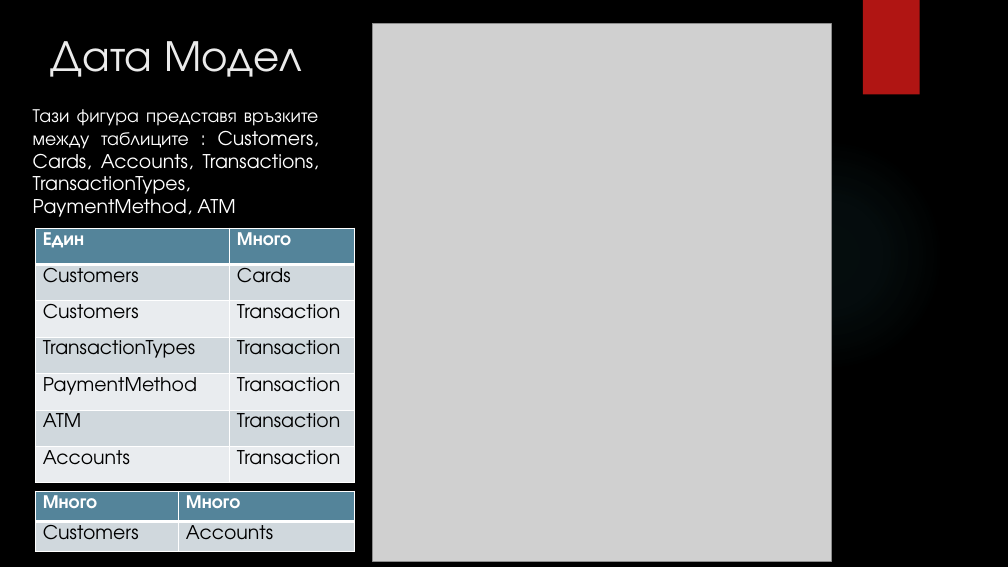
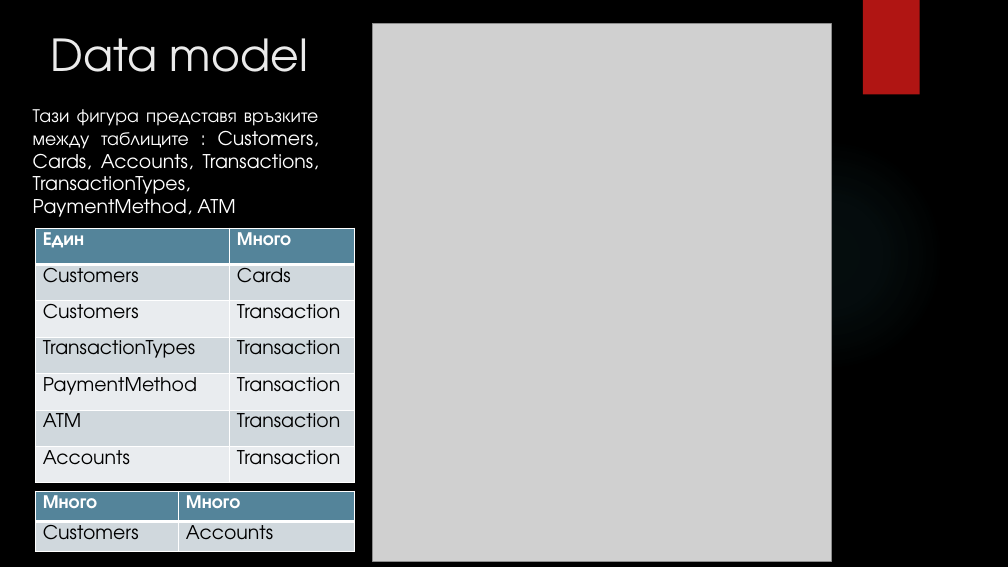
Before and after one commit to fahmiprasetya/PSS, a slide deck: slide 8 of I1/Current_Working_Directory/E2/ABM E2 Presentation.pptx. Drawn at 1008x567 pixels with LibreOffice and Linux fonts; fonts in the diff are those of the drawing; grey boxes stand for pictures; background and template pictures are left out. Boxes give left, top, right and bottom in pixels: in the first picture for what was removed or moved away, otherwise in the second. Text is boxed around its words. In the diff, an @@ line names an element or a change of style, - is before the commit and + after.

Commit message:
Ревизия на модел на данните.

```diff
--- a/I1/Current_Working_Directory/E2/ABM E2 Presentation.pptx
+++ b/I1/Current_Working_Directory/E2/ABM E2 Presentation.pptx
@@ title at <box>51,38,308,72</box>: text changed @@
-Дата Модел
+Data model
```
Also in this commit, not shown: 5 other slides changed, 1 other file.
